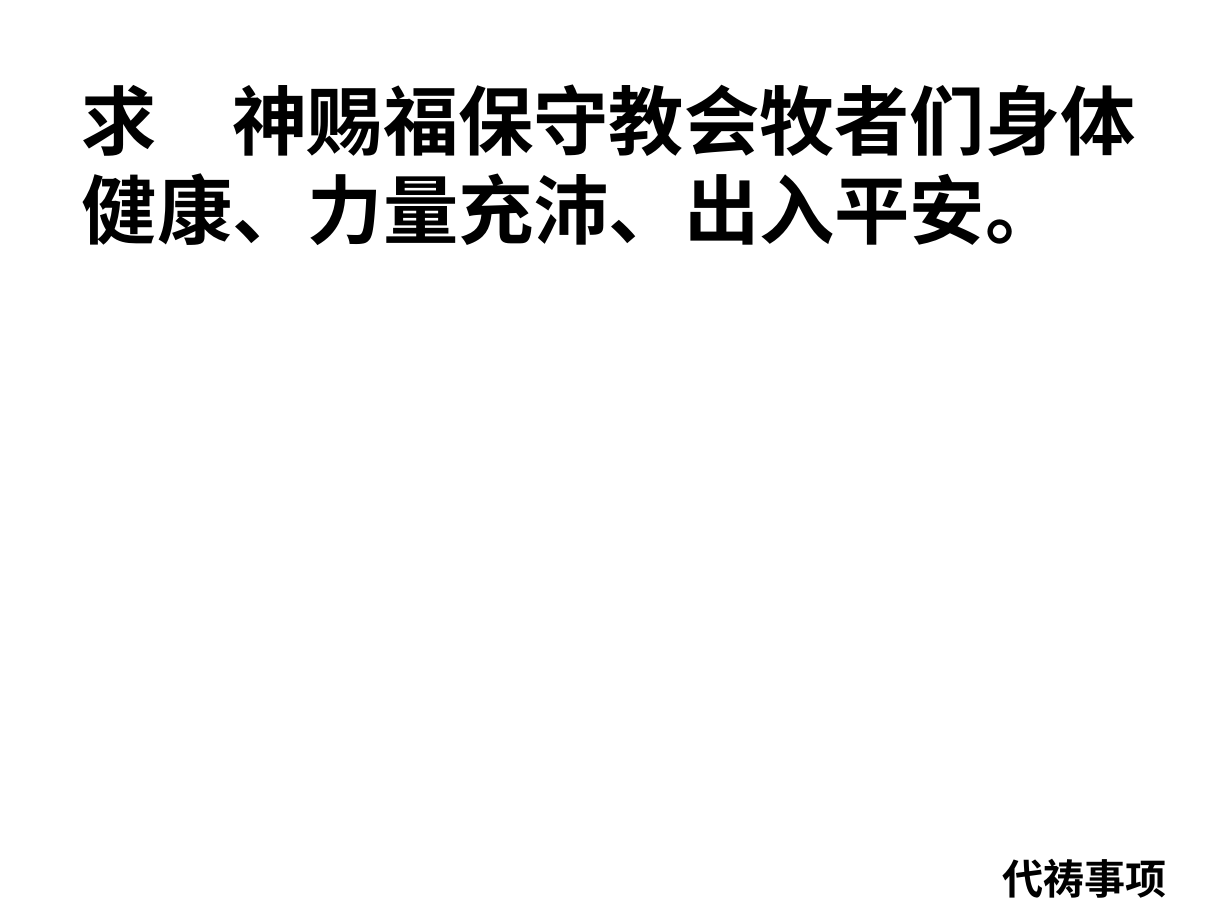
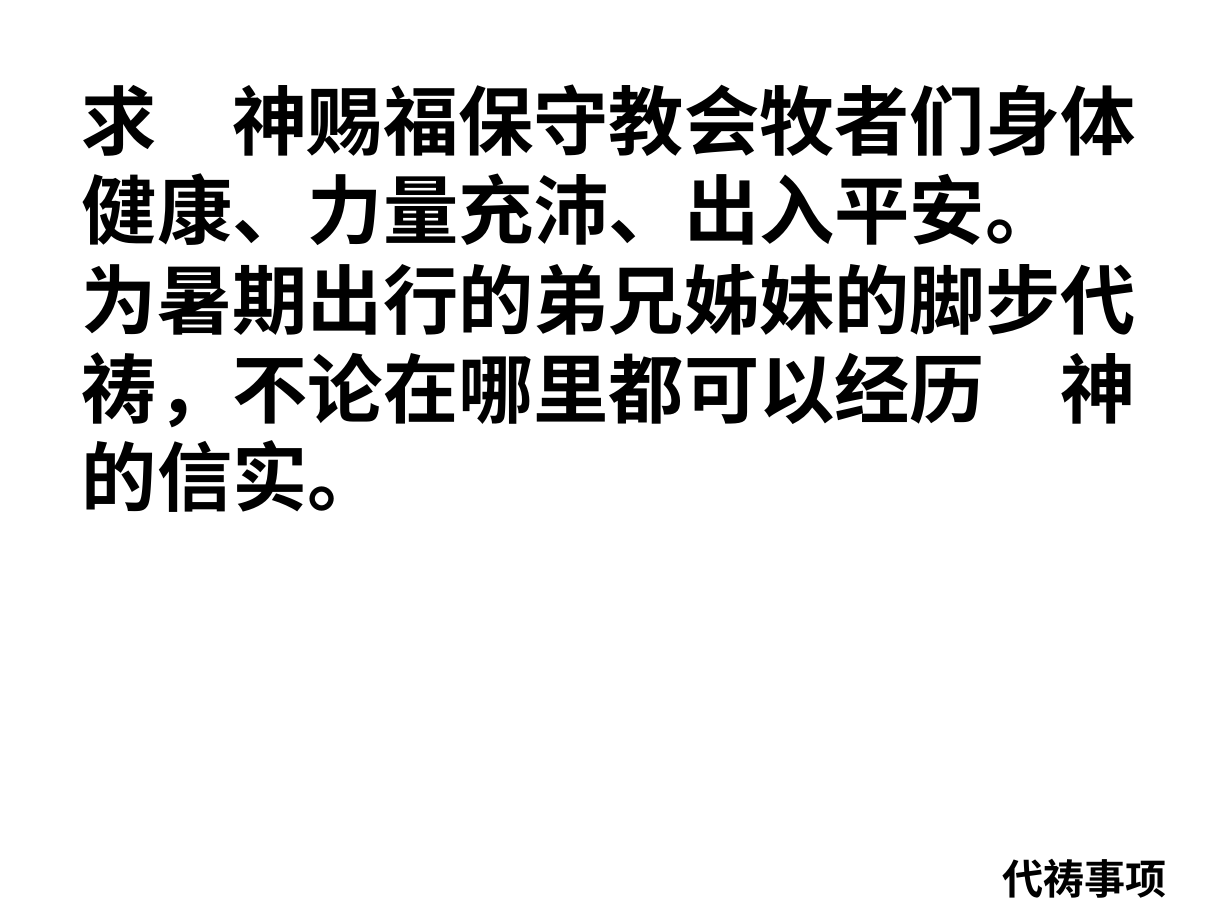
Before and after one commit to jackey-qiu/pyworship, a slide deck: slide 9 of 2023-08-16.pptx. Drawn at 1232x924 pixels with LibreOffice and Linux fonts; fonts in the diff are those of the drawing. Boxes give left, top, right and bottom in pixels: in the first picture for what was removed or moved away, otherwise in the second. Text is boxed around its words. In the diff, an @@ line names an element or a change of style, - is before the commit and + after.

```diff
--- a/2023-08-16.pptx
+++ b/2023-08-16.pptx
@@ text at [82, 264, 1136, 512]: paragraph added @@
+为暑期出行的弟兄姊妹的脚步代祷，不论在哪里都可以经历 神的信实。
```
Also in this commit, not shown: 7 other slides changed, 14 other files.
